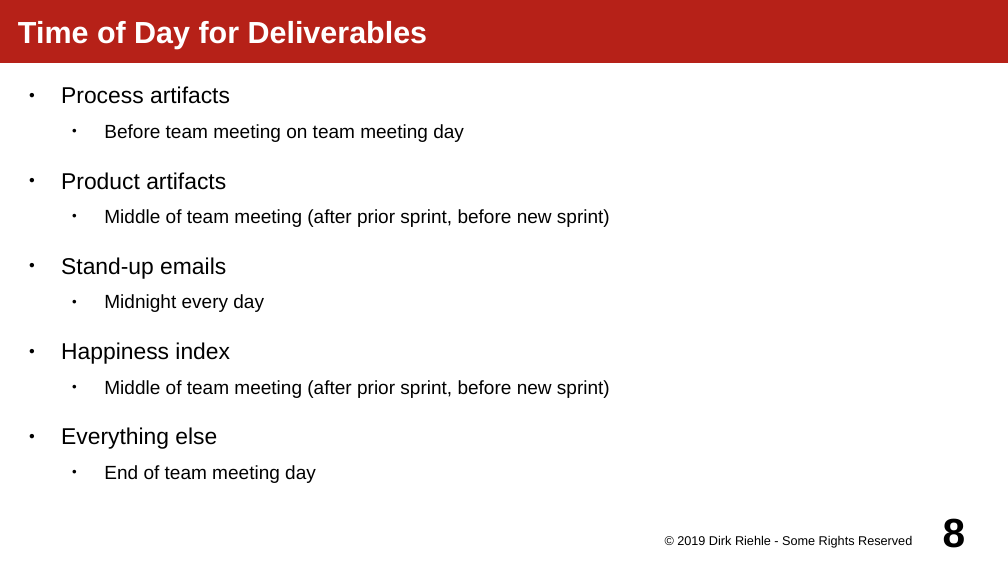
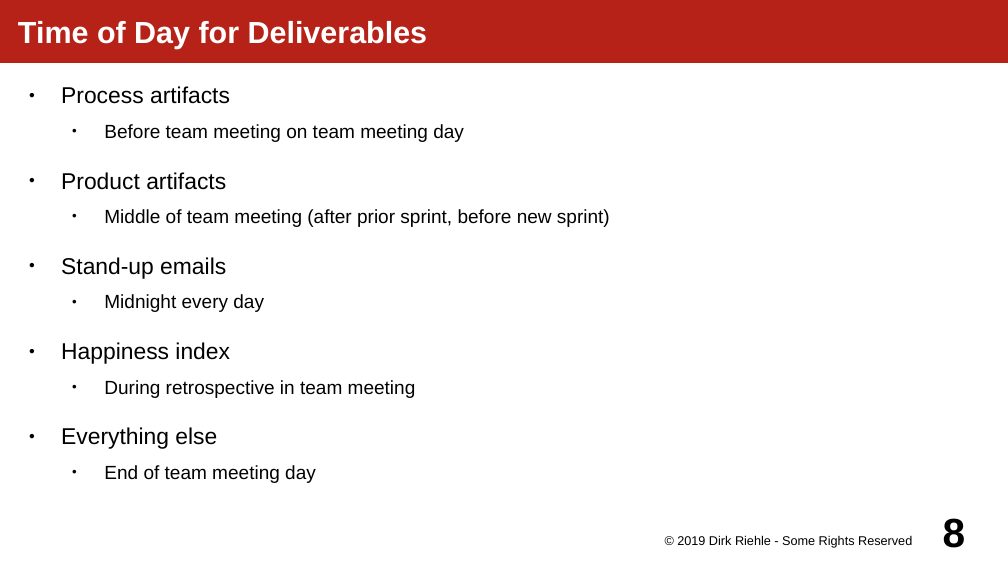
Before and after one commit to dirkriehle/amos-course, a slide deck: slide 8 of Lecture slides/AMOS A02 - Course Schedule.odp. Drawn at 1008x567 pixels with LibreOffice and Linux fonts; fonts in the diff are those of the drawing. Boxes give left, top, right and bottom in pixels: in the first picture for what was removed or moved away, otherwise in the second. Text is boxed around its words. In the diff, an @@ line names an element or a change of style, - is before the commit and + after.

```diff
--- a/Lecture slides/AMOS A02 - Course Schedule.odp
+++ b/Lecture slides/AMOS A02 - Course Schedule.odp
@@ text at bbox=[104, 380, 416, 398]: text changed @@
-  ● Middle of team meeting (after prior sprint, before new sprint)
+  ● During retrospective in team meeting
```
Also in this commit, not shown: 1 other slide changed, 2 other files.
